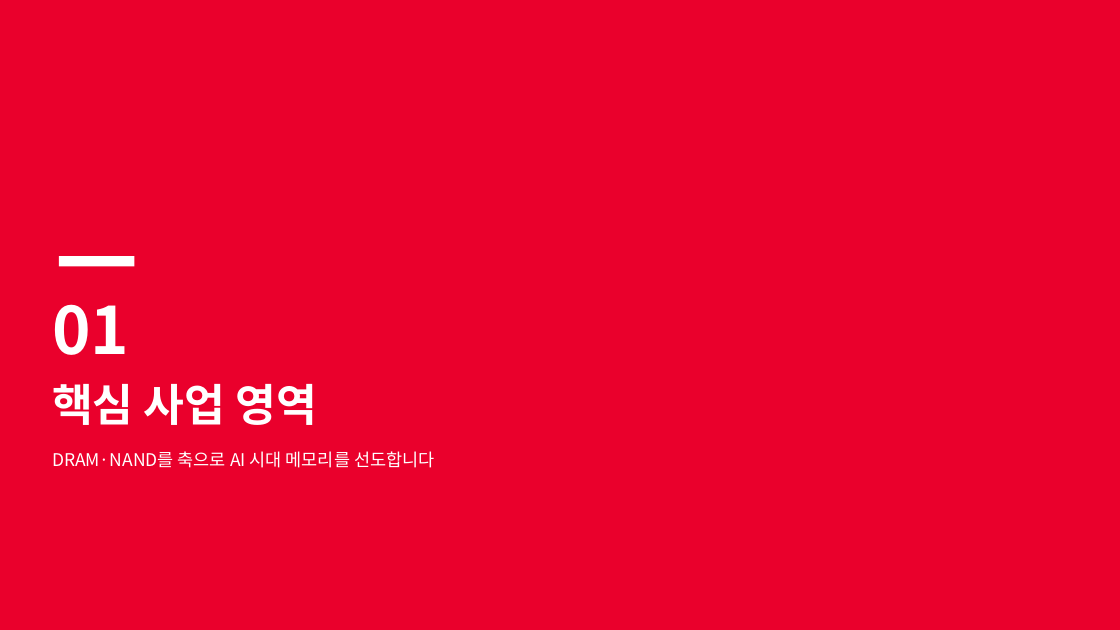
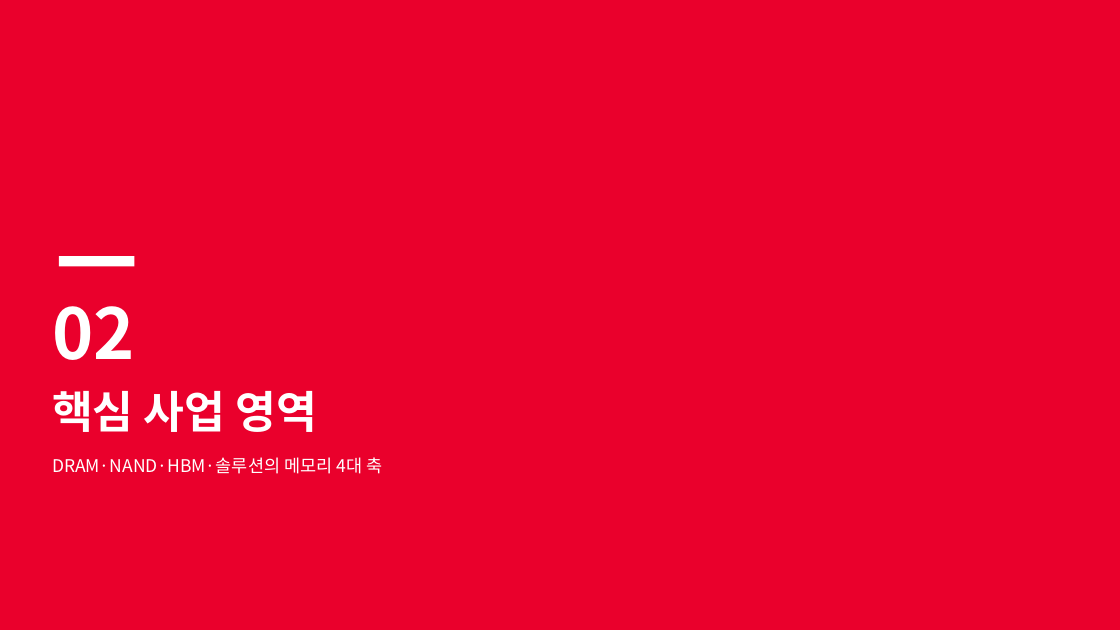
Before and after one commit to sylvanus4/kr-brand-decks, a slide deck: slide 5 of skills/deck-sk-hynix/examples/sk-hynix-6p.pptx (slide 3 before the commit). Drawn at 1120x630 pixels with LibreOffice and Linux fonts; fonts in the diff are those of the drawing. Boxes give left, top, right and bottom in pixels: in the first picture for what was removed or moved away, otherwise in the second. Text is boxed around its words. In the diff, an @@ line names an element or a change of style, - is before the commit and + after.

```diff
--- a/skills/deck-sk-hynix/examples/sk-hynix-6p.pptx
+++ b/skills/deck-sk-hynix/examples/sk-hynix-6p.pptx
@@ text at (52,306,135,360): text changed; size 56 to 60 pt @@
-01
+02
@@ text at (52,457,382,474): text changed @@
-DRAM·NAND를 축으로 AI 시대 메모리를 선도합니다
+DRAM·NAND·HBM·솔루션의 메모리 4대 축
```
Also in this commit, not shown: 3 other slides changed, 5 slides added, 14 other files.
